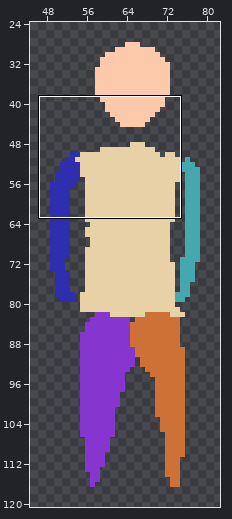
File history of a pixel-art file, ChronoHunt/Prototype #2/Assets/Art Assets/Pixel Art Player/Dodge/Player_Dodge_Up/Player_Dodge_Up.aseprite. The picture above shows the old version from afar; the outline marks the close-up.
Close-up. The starting point:
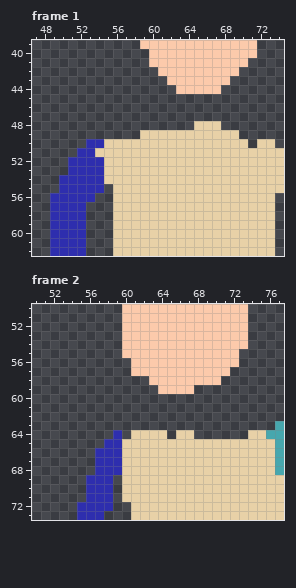
128x128 pixels, 10 frames. Shown: frame 1: x 47..74, y 39..62; frame 2: x 50..77, y 50..73. The wide view leaves out empty margins. The commit also changed other frames or places, which this record leaves out.
After:
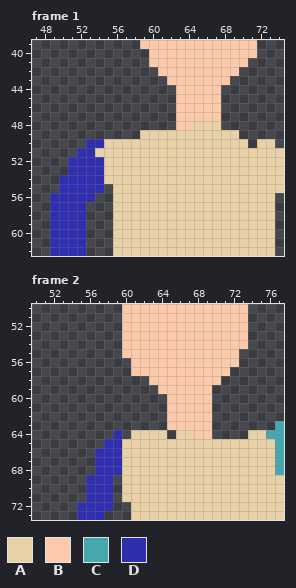
Palette (. is transparent): A #e8d1a7  B #fccaab  C #46a7ae  D #2e2eae
Edits made:
--- frame 1, layer "Head"
@@ x 61..69 @@
 44 ..BBBBB..
-45 .........
-46 .........
-47 .........
-48 ....AAA..
+45 ..BBBBB..
+46 ..BBBBB..
+47 ..BBBBB..
+48 ..BBAAA..
 49 AAAAAAAAA
--- frame 2, layer "Head"
@@ x 63..71 @@
 58 BBBBBBBB.
-59 .BBBB....
-60 .........
-61 .........
-62 .........
-63 .........
-64 AA.AA....
+59 .BBBBBB..
+60 ..BBBBB..
+61 ..BBBBB..
+62 ..BBBBB..
+63 ..BBBBB..
+64 AA.AABB..
 65 AAAAAAAAA
Pixel boxes of the changes (left, top, right, bottom) in both close-ups:
added: (176, 94, 221, 130)
added: (167, 385, 212, 439)
